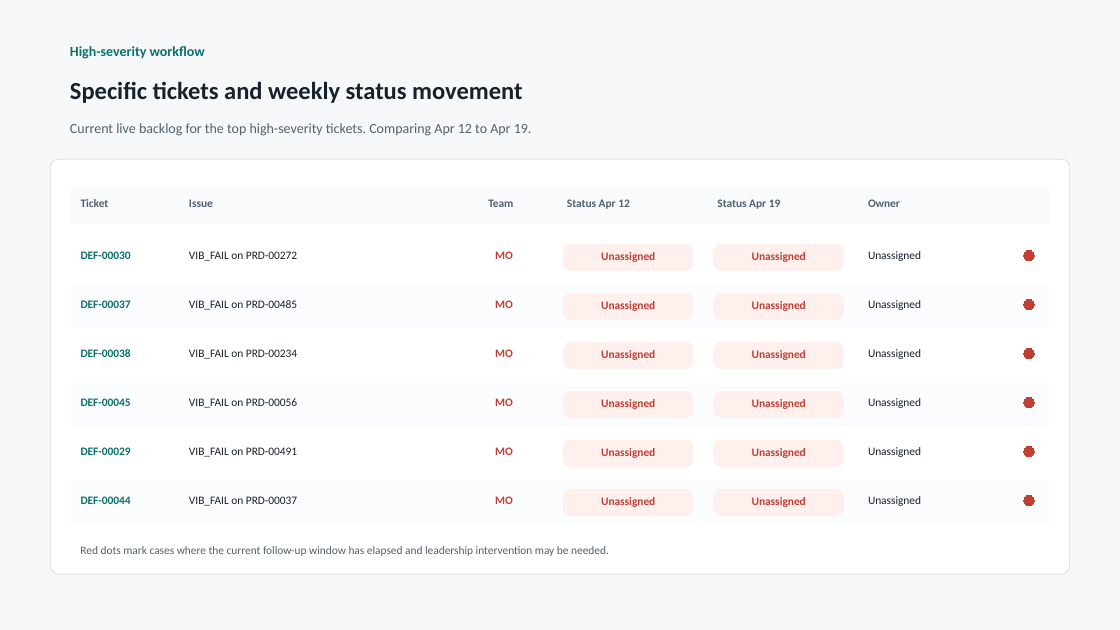
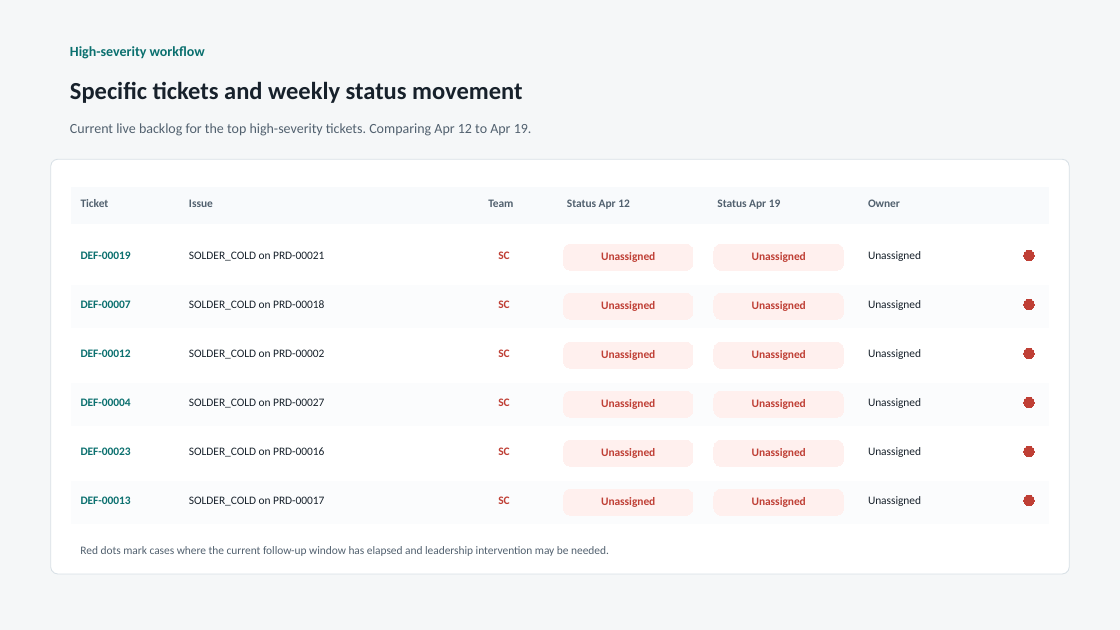
Before and after one commit to sachin-aag/codex-manex, a slide deck: slide 2 of qontrol/public/reports/ceo-weekly/ceo-weekly-2026-04-13/report.pptx. Drawn at 1120x630 pixels with LibreOffice and Linux fonts; fonts in the diff are those of the drawing. Boxes give left, top, right and bottom in pixels: in the first picture for what was removed or moved away, otherwise in the second. Text is boxed around its words. In the diff, an @@ line names an element or a change of style, - is before the commit and + after.

```diff
--- a/qontrol/public/reports/ceo-weekly/ceo-weekly-2026-04-13/report.pptx
+++ b/qontrol/public/reports/ceo-weekly/ceo-weekly-2026-04-13/report.pptx
@@ text at [81, 251, 131, 259]: text changed @@
-DEF-00030
+DEF-00019
@@ text at [189, 251, 324, 261]: text changed @@
-VIB_FAIL on PRD-00272
+SOLDER_COLD on PRD-00021
@@ text at [498, 251, 509, 259]: text changed @@
-MO
+SC
@@ text at [81, 300, 131, 308]: text changed @@
-DEF-00037
+DEF-00007
@@ text at [189, 300, 324, 310]: text changed @@
-VIB_FAIL on PRD-00485
+SOLDER_COLD on PRD-00018
@@ text at [498, 300, 509, 308]: text changed @@
-MO
+SC
@@ text at [81, 349, 131, 357]: text changed @@
-DEF-00038
+DEF-00012
@@ text at [189, 349, 324, 359]: text changed @@
-VIB_FAIL on PRD-00234
+SOLDER_COLD on PRD-00002
@@ text at [498, 349, 509, 357]: text changed @@
-MO
+SC
@@ text at [81, 398, 131, 406]: text changed @@
-DEF-00045
+DEF-00004
@@ text at [189, 398, 324, 408]: text changed @@
-VIB_FAIL on PRD-00056
+SOLDER_COLD on PRD-00027
@@ text at [498, 398, 509, 406]: text changed @@
-MO
+SC
@@ text at [81, 447, 131, 455]: text changed @@
-DEF-00029
+DEF-00023
@@ text at [189, 447, 324, 457]: text changed @@
-VIB_FAIL on PRD-00491
+SOLDER_COLD on PRD-00016
@@ text at [498, 447, 509, 455]: text changed @@
-MO
+SC
@@ text at [81, 496, 131, 504]: text changed @@
-DEF-00044
+DEF-00013
@@ text at [189, 496, 324, 506]: text changed @@
-VIB_FAIL on PRD-00037
+SOLDER_COLD on PRD-00017
@@ text at [498, 496, 509, 504]: text changed @@
-MO
+SC
```
Also in this commit, not shown: 3 other slides changed, 14 other files.
